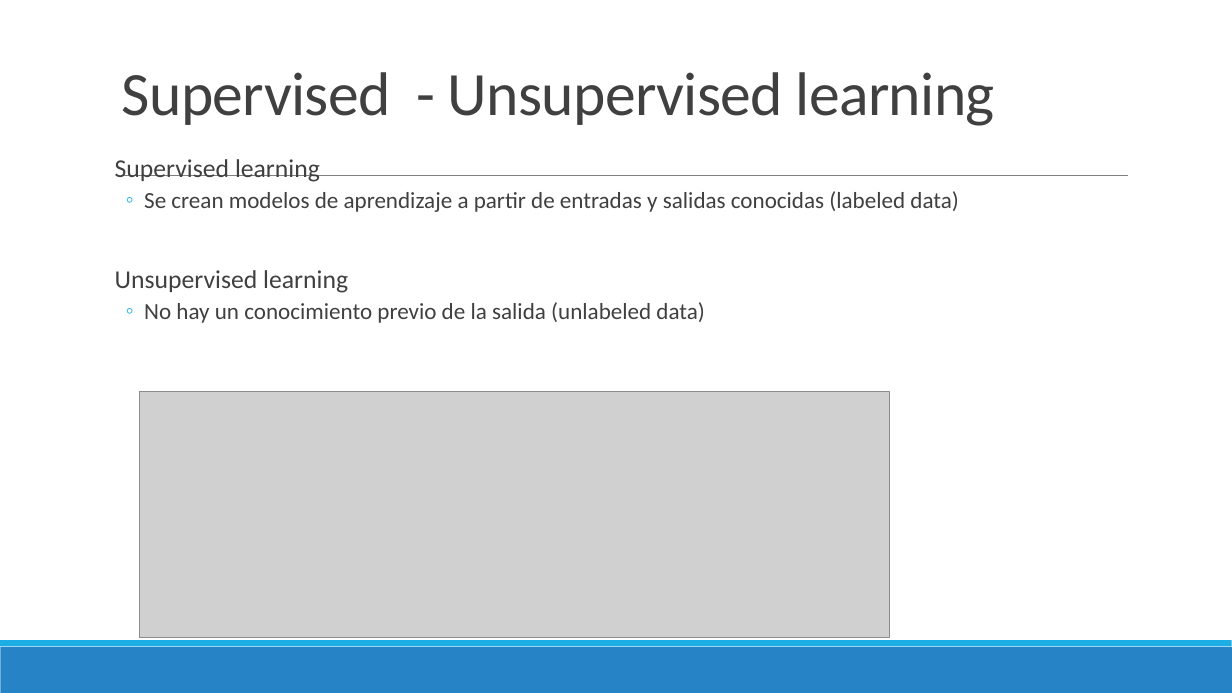
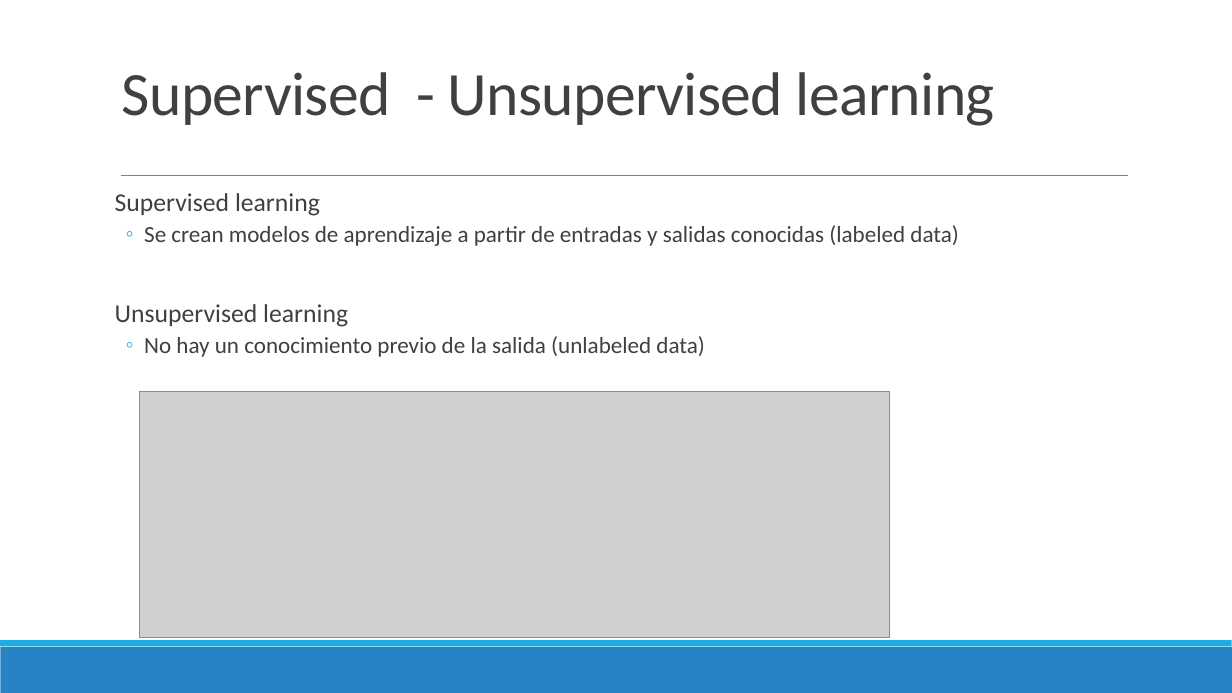
Before and after one commit to AlejoCR/Inv_Corta_III_Semisupervised_learning, a slide deck: slide 2 of investigacion_corta_III_semi_supervised_self_supervised.pptx. Drawn at 1232x693 pixels with LibreOffice and Linux fonts; fonts in the diff are those of the drawing; grey boxes stand for pictures. Boxes give left, top, right and bottom in pixels: in the first picture for what was removed or moved away, otherwise in the second. Text is boxed around its words. In the diff, an @@ line names an element or a change of style, - is before the commit and + after.

```diff
--- a/investigacion_corta_III_semi_supervised_self_supervised.pptx
+++ b/investigacion_corta_III_semi_supervised_self_supervised.pptx
@@ text "Supervised learning": place and size @@
-text "Supervised learning" at [115, 159, 958, 323]
+text "Supervised learning" at [115, 193, 958, 357]
```
Also in this commit, not shown: 1 other slide changed, 1 slide added.
